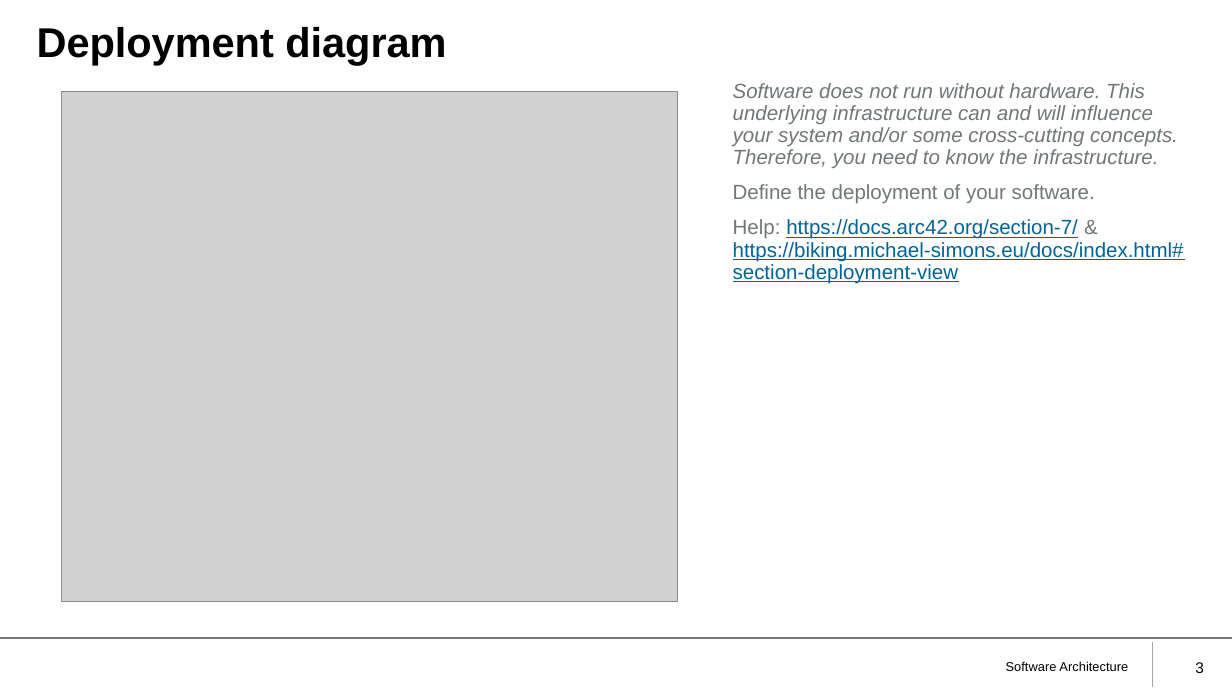
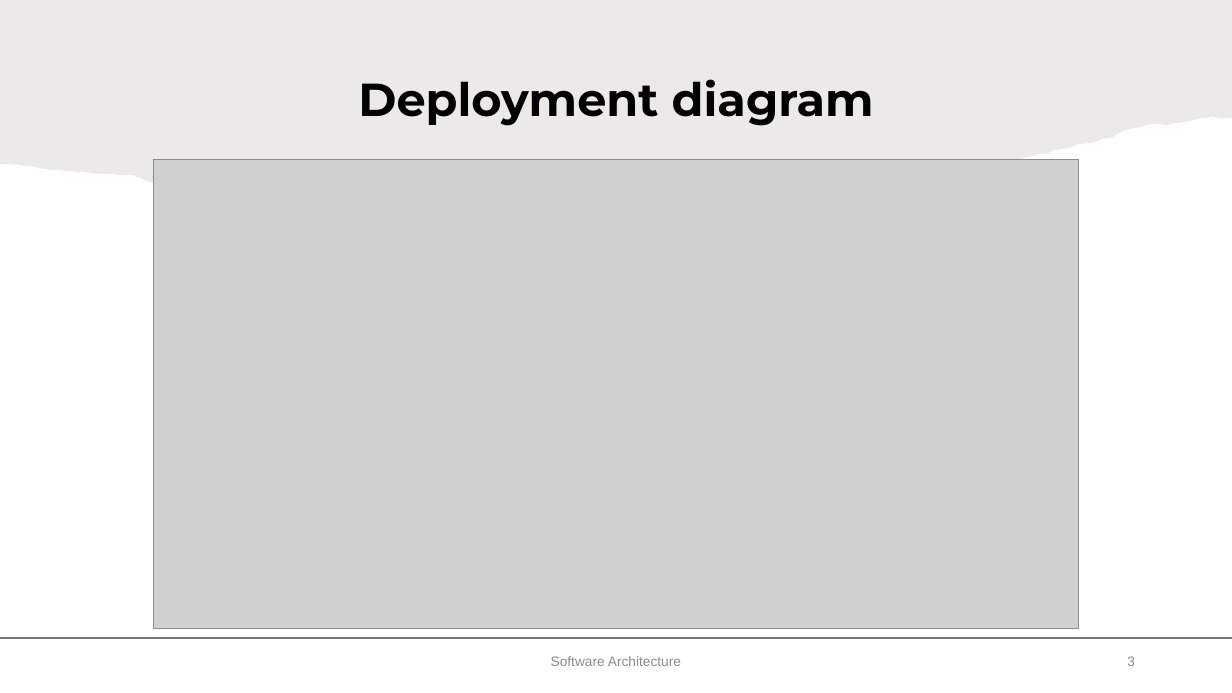
Before and after one commit to Primestyler/image-sharing, a slide deck: slide 3 of powerpoints/SWARC_8_Deployment.pptx. Drawn at 1232x693 pixels with LibreOffice and Linux fonts; fonts in the diff are those of the drawing; grey boxes stand for pictures; background and template pictures are left out. Boxes give left, top, right and bottom in pixels: in the first picture for what was removed or moved away, otherwise in the second. Text is boxed around its words. In the diff, an @@ line names an element or a change of style, - is before the commit and + after.

Commit message:
add modified ppp 8

```diff
--- a/powerpoints/SWARC_8_Deployment.pptx
+++ b/powerpoints/SWARC_8_Deployment.pptx
@@ freeform shape added at bbox=[0, 0, 1232, 211], fill #82766A at 15% opacity @@
@@ title "Deployment diagram": place and size @@
-title "Deployment diagram" at bbox=[37, 27, 446, 65]
+title "Deployment diagram" at bbox=[358, 79, 874, 126]
@@ title "Deployment diagram" at bbox=[358, 79, 874, 126]: size 24.3 to 27 pt, font Arial to Montserrat; alignment left to centre; vertical alignment top to bottom @@
@@ text removed at bbox=[733, 83, 1184, 284] @@
-Software does not run without hardware. This underlying infrastructure can and will influence your system and/or some cross-cutting concepts. Therefore, you need to know the infrastructure.
-Define the deployment of your software.
-Help: https://docs.arc42.org/section-7/ & https://biking.michael-simons.eu/docs/index.html#section-deployment-view
@@ picture removed at bbox=[62, 91, 678, 602] @@
@@ picture added at bbox=[154, 159, 1078, 628] @@
@@ text "Software Architecture": place and size @@
-text "Software Architecture" at bbox=[1006, 661, 1128, 671]
+text "Software Architecture" at bbox=[551, 656, 681, 666]
@@ text "Software Architecture" at bbox=[551, 656, 681, 666]: size 7.5 to 8 pt, text colour #000000 to #8C8C8C; alignment right to centre; more space between paragraphs @@
@@ page number: place and size @@
-page number at bbox=[1195, 662, 1204, 673]
+page number at bbox=[1127, 656, 1135, 666]
@@ page number at bbox=[1127, 656, 1135, 666]: size 9 to 8 pt, text colour #000000 to #8C8C8C; more space between paragraphs @@
@@ line removed from (1153, 642) to (1153, 687) @@
```
Also in this commit, not shown: 1 slide added, 1 slide removed.
